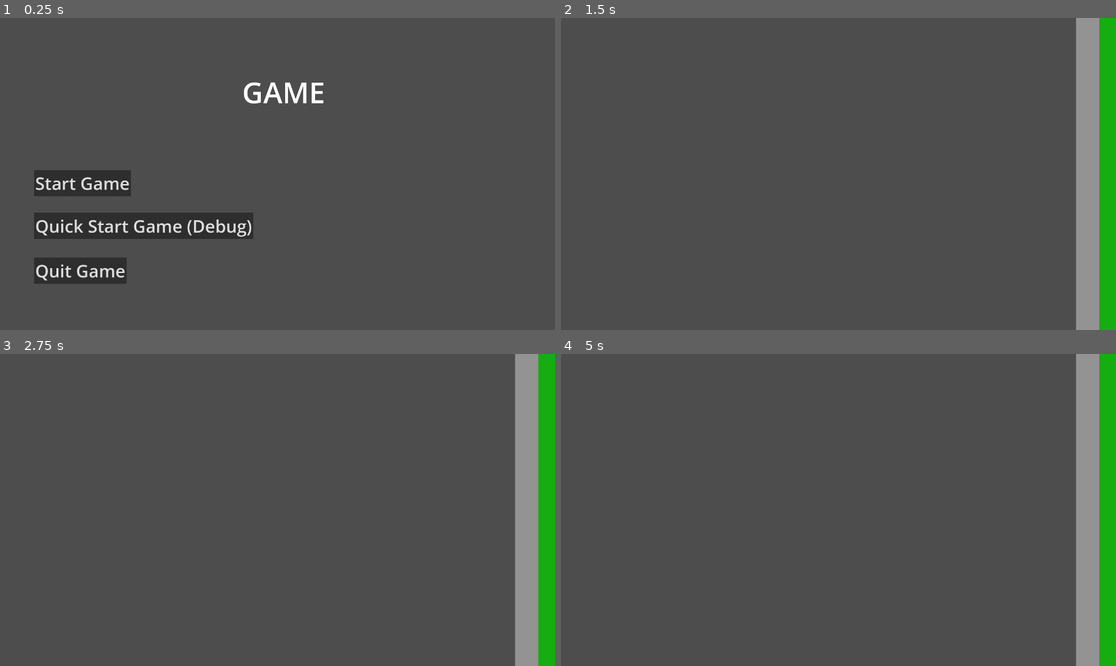
Above: before the commit, frames 1-4 (two rows, left to right).
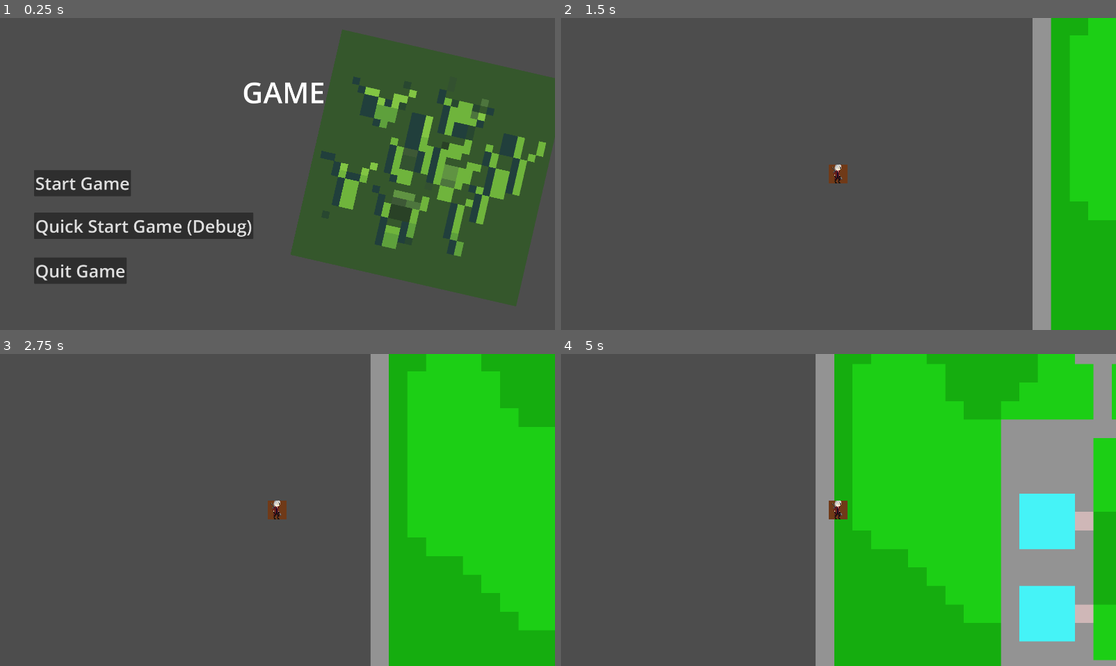
Above: after the commit, the same moments.

Repository: OwenFrakes/PBP.OJJ_RPG
Game: Godot game, scene res://Scenes/titleScreen.tscn
Two runs of this game, one before a commit and one after it. Both use one fixed random seed, a clock stepped at 60 frames per second and the inputs below. The engine's default icon, where the game draws it, is replaced by a stand-in: a white triangle on a blue panel in a dark square.
Inputs (mouse positions are in pixels of both pictures, inside the frame that each line leads up to):
- Up to frame 1 (0.25 s): no input
- Up to frame 2 (1.5 s): click "Start Game" at 0.5 s; click "Select" at 1.25 s
- Up to frame 3 (2.75 s): tap Enter at 2 s; move the mouse to (399, 494) at 2.02 s; hold D (Right) from 2.03 s (still down)
- Up to frame 4 (5 s): move the mouse to (727, 525) at 2.77 s; release D (Right) at 2.78 s; hold S (Down) 2.78-3.53 s; move the mouse to (894, 441) at 3.52 s; hold D (Right) 3.53-4.28 s; move the mouse to (810, 572) at 4.27 s; hold W (Up) from 4.28 s (still down)

The runs differ from the first frame. In frame 1, 30% of the frame differs, in the area x 52-100%, y 3-93%; in frame 2, 14%; in frame 3, 32%; in frame 4, 51%, in the area x 45-100%, y 0-100%.
Error before the commit: Parse Error: Class "Player" hides a global script class. (res://Scripts/player.gd:1)

Commit message:
Sudden Change from TileBased to Not TileBased

Diff:
--- a/pbp.ojj_rpg/Scenes/titleScreen.tscn
+++ b/pbp.ojj_rpg/Scenes/titleScreen.tscn
@@ -1,6 +1,11 @@
-[gd_scene load_steps=2 format=3 uid="uid://cvlu7lsv2802r"]
+[gd_scene load_steps=5 format=3 uid="uid://cvlu7lsv2802r"]
 
 [ext_resource type="Script" path="res://Scripts/title_screen.gd" id="1_8c648"]
+[ext_resource type="Script" path="res://Scripts/rigid_body_2dtest.gd" id="2_ddm8w"]
+[ext_resource type="Texture2D" uid="uid://bcvg07sc80vv" path="res://Resources/Tiles/TilePictures/GrassyTile.png" id="3_ip7vo"]
+
+[sub_resource type="CircleShape2D" id="CircleShape2D_8webb"]
+radius = 150.0
 
 [node name="TitleScreen" type="Node2D"]
 script = ExtResource("1_8c648")
@@ -38,6 +43,22 @@
 theme_override_font_sizes/font_size = 60
 text = "Quit Game"
 
+[node name="RigidBody2D" type="RigidBody2D" parent="."]
+z_index = -10
+position = Vector2(1485, 519)
+gravity_scale = 0.0
+linear_damp = 1.0
+angular_damp = 1.0
+script = ExtResource("2_ddm8w")
+
+[node name="CollisionShape2D" type="CollisionShape2D" parent="RigidBody2D"]
+shape = SubResource("CircleShape2D_8webb")
+
+[node name="Sprite2D" type="Sprite2D" parent="RigidBody2D"]
+texture_filter = 1
+scale = Vector2(25, 25)
+texture = ExtResource("3_ip7vo")
+
 [connection signal="pressed" from="StartBtn" to="." method="startGame"]
 [connection signal="pressed" from="QuickStartBtn" to="." method="quickStartGame"]
 [connection signal="pressed" from="QuitBtn" to="." method="quitGame"]
--- a/pbp.ojj_rpg/Scenes/world.tscn
+++ b/pbp.ojj_rpg/Scenes/world.tscn
@@ -1,6 +1,6 @@
 [gd_scene load_steps=13 format=4 uid="uid://d4gy4cuq2fxdt"]
 
-[ext_resource type="Script" path="res://Scripts/player.gd" id="1_sauk2"]
+[ext_resource type="Script" path="res://Scripts/player_body.gd" id="1_sauk2"]
 [ext_resource type="Texture2D" uid="uid://cnv823cj7vo3p" path="res://Resources/Tiles/TilePictures/GreenTile.png" id="2_3e5v3"]
 [ext_resource type="Theme" uid="uid://jb6cfq2h0xhb" path="res://Resources/Themes/PauseMenu.tres" id="2_g36tr"]
 [ext_resource type="TileSet" uid="uid://bslv4e41bebif" path="res://Resources/Tiles/SuperTileAtlas.tres" id="2_rkuw8"]
@@ -34,7 +34,6 @@
 
 [node name="PlayerCamera" type="Camera2D" parent="Player"]
 z_index = 25
-zoom = Vector2(1.25, 1.25)
 
 [node name="PauseMenu" type="Panel" parent="Player"]
 process_mode = 3
@@ -119,7 +118,6 @@
 texture_filter = 1
 position = Vector2(-3106, -17)
 anchor_mode = 0
-zoom = Vector2(2, 2)
 script = ExtResource("7_8l8pn")
 
 [node name="EnemiesLabel" type="Label" parent="BattleCamera"]
--- a/pbp.ojj_rpg/Scripts/inventory_cell.gd
+++ b/pbp.ojj_rpg/Scripts/inventory_cell.gd
@@ -12,6 +12,7 @@
 	add_child(button)
 
 	button.pressed.connect(active_cell)
+	z_index = 50
 
 func _init(new_item = null) -> void:
 	item = new_item
--- a/pbp.ojj_rpg/Scripts/Player.gd
+++ b/pbp.ojj_rpg/Scripts/player_body.gd
@@ -72,7 +72,9 @@
 		move(delta)
 
 	#Actually move the player to the desired position.
-	moveAnimation(desired_position, delta)
+	#moveAnimation(desired_position, delta)
+	move2()
+	move_and_slide()
 
 func addItem():
 	inventory.space[0][0].setItem(Item_Base.new())
@@ -106,6 +108,13 @@
 func _shortcut_input(event: InputEvent) -> void:
 	if (event.is_action("EscapeAction")):
 		resumeGame()
+
+## MOVEMENT TEST ###################################################################################
+
+func move2():
+	var move_magnitude = Input.get_vector("Left","Right","Up","Down")
+
+	velocity = move_magnitude * 500
 
 ## MOVEMENT METHODS ################################################################################
 func move(delta : float):
--- /dev/null
+++ b/pbp.ojj_rpg/Scripts/rigid_body_2dtest.gd
@@ -0,0 +1,15 @@
+extends RigidBody2D
+
+
+# Called when the node enters the scene tree for the first time.
+func _ready() -> void:
+	add_constant_torque(100000)
+
+	while(true):
+		await get_tree().create_timer(1).timeout
+		print(linear_velocity.x)
+
+
+# Called every frame. 'delta' is the elapsed time since the previous frame.
+func _process(delta: float) -> void:
+	pass
